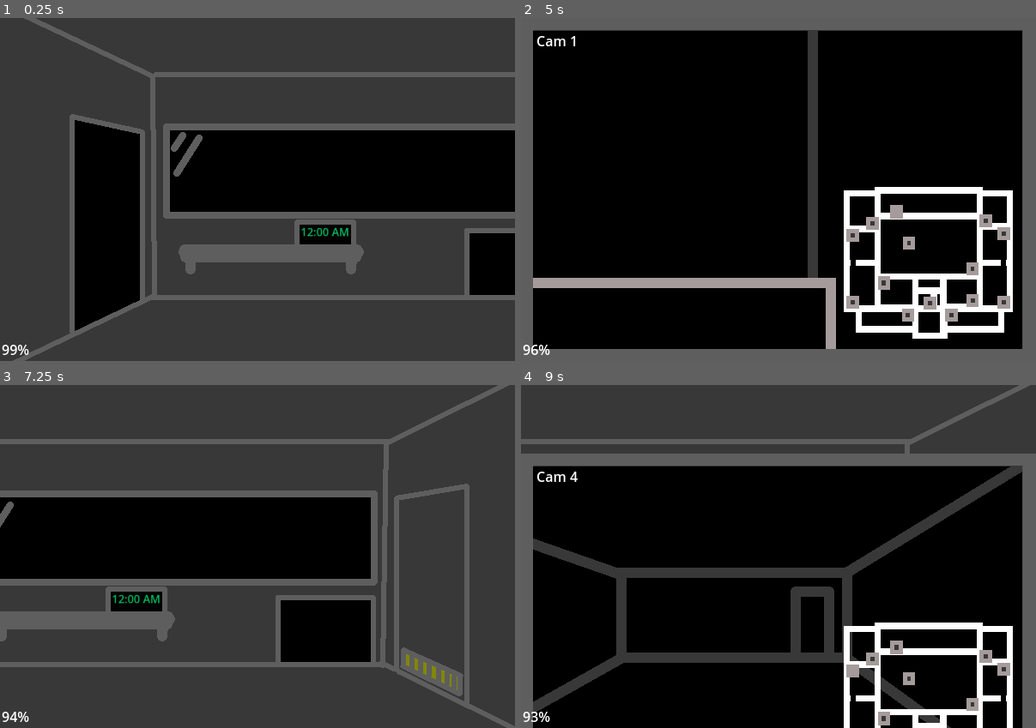
Above: before the commit, frames 1-4 (two rows, left to right).
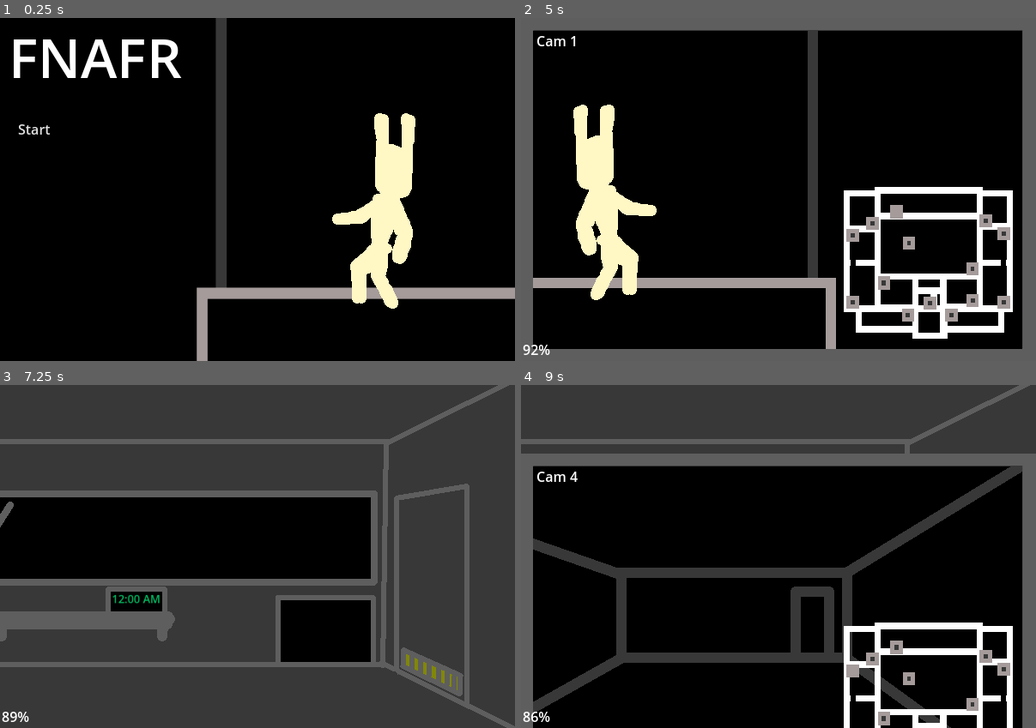
Above: after the commit, the same moments.

Repository: noahpace124/FNAFR
Game: Godot game, scene res://scenes/title.tscn
The game is run twice, just before and just after one commit, with the same random seed, the same clock (stepped at 60 frames per second) and the same inputs. Before the commit the project starts from res://scenes/night.tscn.
Inputs (mouse positions are in pixels of both pictures, inside the frame that each line leads up to):
- Up to frame 1 (0.25 s): no input
- Up to frame 2 (5 s): click (557, 127) at 0.5 s, where only the run after the commit has a clickable "Start"; tap Enter at 1.25 s; move the mouse to (582, 196) at 1.27 s; hold D (RightDoor) 1.28-2.03 s; tap S (Cameras) at 1.35, 2.3, 2.85, 3.8, 4.35 s; click (582, 196) at 1.42 s; tap W (Vent) at 1.55, 2.1, 3.05, 3.6, 4.55 s; move the mouse to (974, 189) at 2.02 s; hold A (LeftDoor) 2.03-2.78 s; click (974, 189) at 2.17 s; move the mouse to (830, 114) at 2.77 s; hold D (RightDoor) 2.78-4.28 s; click (830, 114) at 2.92 s; move the mouse to (896, 210) at 3.52 s; click (896, 210) at 3.67 s; tap Space at 4.25 s; move the mouse to (933, 240) at 4.27 s; hold A (LeftDoor) from 4.28 s (still down); click (933, 240) at 4.42 s
- Up to frame 3 (7.25 s): move the mouse to (463, 587) at 5.02 s; tap W (Vent) at 5.1, 6.05, 6.6 s; click (463, 587) at 5.17 s; tap S (Cameras) at 5.3, 5.85, 6.8 s; move the mouse to (283, 556) at 5.77 s; click (283, 556) at 5.92 s; tap Enter at 6.5 s; move the mouse to (350, 590) at 6.52 s; release A (LeftDoor) at 6.53 s; hold D (RightDoor) from 6.53 s (still down); click (350, 590) at 6.67 s
- Up to frame 4 (9 s): move the mouse to (891, 539) at 7.27 s; tap S (Cameras) at 7.35, 8.3, 8.85 s; click (891, 539) at 7.42 s; tap W (Vent) at 7.55, 8.1 s; tap Space at 8 s; move the mouse to (850, 601) at 8.02 s; click (850, 601) at 8.17 s; tap Enter at 8.75 s; move the mouse to (830, 481) at 8.77 s; release D (RightDoor) at 8.78 s; hold A (LeftDoor) from 8.78 s (still down); click (830, 481) at 8.92 s

The runs differ from the first frame. In frame 1, 77% of the frame differs, in the area x 0-100%, y 0-100%; in frame 2, 4.0%; in frame 3, less than 0.1%; in frame 4, less than 0.1%.

Commit message:
Implemented some features to make the game less jumpy, made the code base modular for enemies. Added a Title Screen.

Diff:
--- a/project.godot
+++ b/project.godot
@@ -11,7 +11,7 @@
 [application]
 
 config/name="FNAFR"
-run/main_scene="res://scenes/night.tscn"
+run/main_scene="res://scenes/title.tscn"
 config/features=PackedStringArray("4.3", "Forward Plus")
 config/icon="res://icon.svg"
 
--- a/scenes/night.tscn
+++ b/scenes/night.tscn
@@ -224,13 +224,22 @@
 offset_bottom = 398.0
 text = "100%"
 
+[node name="Blackout" type="ColorRect" parent="GUI"]
+visible = false
+offset_left = -17.0
+offset_top = -10.0
+offset_right = 602.0
+offset_bottom = 406.0
+mouse_filter = 2
+color = Color(0, 0, 0, 0.713726)
+
 [node name="CameraPanLeft" type="CharacterBody2D" parent="GUI"]
 modulate = Color(2.5028e-06, 0.637893, 0.637912, 1)
 scale = Vector2(0.8, 0.8)
 input_pickable = true
 
 [node name="PanLeft" type="CollisionShape2D" parent="GUI/CameraPanLeft"]
-position = Vector2(93.75, 257.5)
+position = Vector2(90, 247.5)
 shape = SubResource("RectangleShape2D_h2gmv")
 debug_color = Color(0, 0, 0, 0.42)
 script = ExtResource("3_w1qng")
--- /dev/null
+++ b/scenes/title.tscn
@@ -0,0 +1,40 @@
+[gd_scene load_steps=5 format=3 uid="uid://b1r04b1m6d7fi"]
+
+[ext_resource type="Texture2D" uid="uid://syvydtmw7hva" path="res://assets/Cam1BG.png" id="1_8mlrj"]
+[ext_resource type="Script" path="res://scripts/title.gd" id="1_ju8rh"]
+[ext_resource type="Texture2D" uid="uid://thky6a0xdcfc" path="res://assets/SpringyCam1.png" id="2_rxebf"]
+
+[sub_resource type="LabelSettings" id="LabelSettings_hnptf"]
+font_size = 64
+
+[node name="Title" type="Node2D"]
+script = ExtResource("1_ju8rh")
+
+[node name="BG" type="Sprite2D" parent="."]
+position = Vector2(300, 202.5)
+scale = Vector2(1.05667, 1.0975)
+texture = ExtResource("1_8mlrj")
+flip_h = true
+
+[node name="BGSpringy" type="Sprite2D" parent="."]
+position = Vector2(245, 211)
+texture = ExtResource("2_rxebf")
+flip_h = true
+
+[node name="Label" type="Label" parent="."]
+offset_left = 10.0
+offset_top = 1.0
+offset_right = 234.0
+offset_bottom = 127.0
+text = "FNAFR"
+label_settings = SubResource("LabelSettings_hnptf")
+
+[node name="Start" type="Button" parent="."]
+offset_left = 17.0
+offset_top = 114.0
+offset_right = 63.0
+offset_bottom = 145.0
+text = "Start"
+flat = true
+
+[connection signal="pressed" from="Start" to="." method="_on_start_pressed"]
--- a/scripts/camera.gd
+++ b/scripts/camera.gd
@@ -10,3 +10,11 @@
 			offset.x = MIN_X
 		elif offset.x > MAX_X:
 			offset.x = MAX_X
+	if offset.x <= 163: #Farthest right before can't see door
+		Global.LookingLeft = true
+	else:
+		Global.LookingLeft = false
+	if offset.x >= 82: #farthest left before can't see door
+		Global.LookingRight = true
+	else:
+		Global.LookingRight = false
--- a/scripts/enemyai.gd
+++ b/scripts/enemyai.gd
@@ -9,80 +9,101 @@
 
 var rng = RandomNumberGenerator.new()
 
-var SpringyLastLocation = 0
-var SpringyLocation = 0
-var SpringyAI = 16
+var Springy = {
+	"Name": "Springy",
+	"LastLocation": 0,
+	"Location": -1,
+	"AI": 16,
+	"Wait": 0.0,
+	"Act": 4.7
+}
 
-var SpringyWait = 0.0
-func SpringyMoveCheck() -> void:
-	SpringyWait += 0.1
-	if SpringyWait >= 4.7:
-		print("Springy gets Impatient")
-		var num = rng.randi_range(1, 20)
-		if num <= SpringyAI:
-			SpringyMove()
-		SpringyWait = 0
+var enemies = []
+
+func InitializeEnemies() -> void:
+	for enemy in enemies:
+		enemy["Location"] = enemy["LastLocation"]
+
+func MoveCheck() -> void:
+	for enemy in enemies:
+		enemy["Wait"] += 0.1
+		if enemy["Wait"] >= enemy["Act"]:
+			print(enemy["Name"] + " gets Impatient")
+			var num = rng.randi_range(1, 20)
+			if num <= enemy["AI"]:
+				if enemy["Name"] == "Springy":
+					SpringyMove()
+			enemy["Wait"] = 0.0
+
+func GetEnemyByName(name: String) -> Dictionary:
+	for enemy in enemies:
+		if enemy["Name"] == name:
+			return enemy
+	return {}
+
 func SpringyMove() -> void:
-	if SpringyLocation == 0: #
+	var Springy = GetEnemyByName("Springy")
+	if Springy["Location"] == 0: #
 		var change = rng.randf()
 		if change < 0.5: #50/50
-			SpringyLocation = 2
+			Springy["Location"] = 2
 			print("Springy moves to Cam 3")
 		else:
-			SpringyLocation = 5
+			Springy["Location"] = 5
 			print("Springy moves to Cam 6")
-	elif SpringyLocation == 2:
+	elif Springy["Location"] == 2:
 		var change = rng.randf()
 		if change < 0.5: #50/50
-			SpringyLocation = 3
+			Springy["Location"] = 3
 			print("Springy moves to Cam 4")
 		else:
-			SpringyLocation = 5
+			Springy["Location"] = 5
 			print("Springy moves to Cam 6")
-	elif SpringyLocation == 3:
+	elif Springy["Location"] == 3:
 		var change = rng.randf()
 		if change < 0.5: #50/50
-			SpringyLocation = 2
+			Springy["Location"] = 2
 			print("Springy moves to Cam 3")
 		else:
-			SpringyLocation = 8
+			Springy["Location"] = 8
 			print("Springy moves to Cam 9")
-	elif SpringyLocation == 5:
+	elif Springy["Location"] == 5:
 		var change = rng.randf()
 		if change < 0.5: #50/50
-			SpringyLocation = 2
+			Springy["Location"] = 2
 			print("Springy moves to Cam 3")
 		else:
-			SpringyLocation = 7
+			Springy["Location"] = 7
 			print("Springy moves to Cam 8")
-	elif SpringyLocation == 7:
+	elif Springy["Location"] == 7:
 		var change = rng.randf()
 		if change < 0.5: #50/50
-			SpringyLocation = 8
+			Springy["Location"] = 8
 			print("Springy moves to Cam 9")
 		else:
-			SpringyLocation = 12
+			Springy["Location"] = 12
 			print("Springy moves to Cam 13")
-	elif SpringyLocation == 8:
+	elif Springy["Location"] == 8:
 		var change = rng.randf()
 		if change < 0.5: #50/50
-			SpringyLocation = 7
+			Springy["Location"] = 7
 			print("Springy moves to Cam 8")
 		else:
-			SpringyLocation = 12
+			Springy["Location"] = 12
 			print("Springy moves to Cam 13")
-	elif SpringyLocation == 12:
+	elif Springy["Location"] == 12:
 		var change = rng.randf()
 		if change < 0.5: #50/50
-			SpringyLocation = 7
+			Springy["Location"] = 7
 			print("Springy moves to Cam 8")
 		else:
-			SpringyLocation = 15
-			print("Springy moves to the Office")
-	elif SpringyLocation == 15:
+			if Global.CamerasUp or !Global.LookingLeft:
+				Springy["Location"] = 15
+				print("Springy moves to the Office")
+	elif Springy["Location"] == 15:
 		if !Global.DoorLeftClosed:
-			SpringyLocation = 16
+			Springy["Location"] = 16
 			print("Springy is in Position")
 		else:
-			SpringyLocation = 0
+			Springy["Location"] = 0
 			print("Springy moves to Cam 1")
--- a/scripts/global.gd
+++ b/scripts/global.gd
@@ -9,11 +9,14 @@
 var VentClosed = false
 var CamerasUp = false
 
+var LookingRight = false
+var LookingLeft = false
+
 var CameraView = 0
 
-var IdlePowerDrain = 0.04
-var CameraPowerDrain = 0.01
-var DoorPowerDrain = 0.03
-var VentPowerDrain = 0.03
+var IdlePowerDrain = 0.03
+var CameraPowerDrain = 0.03
+var DoorPowerDrain = 0.1
+var VentPowerDrain = 0.1
 var CurrentPower = 100
 var HasPower = true
--- a/scripts/map.gd
+++ b/scripts/map.gd
@@ -109,92 +109,165 @@
 	Distort.visible = false
 
 func MoveEnemies() -> void:
-	if EnemyAI.SpringyLastLocation != EnemyAI.SpringyLocation: #Distort on Move
-		if Global.CamerasUp:
-			if Global.CameraView == EnemyAI.SpringyLastLocation:
-				DistortCamera()
-		EnemyAI.SpringyLastLocation = EnemyAI.SpringyLocation
-
-func ClearSprites() -> void:
+	for enemy in EnemyAI.enemies:
+		if enemy["LastLocation"] != enemy["Location"]:
+			if enemy["LastLocation"] == 15 and enemy["Location"] == 0:
+				SFX.stream = preload("res://assets/audio/Thunk.wav")
+				SFX.play()
+			if Global.CamerasUp:
+				if Global.CameraView == enemy["LastLocation"]:
+					DistortCamera()
+				elif Global.CameraView == enemy["Location"]:
+					DistortCamera()
+			enemy["LastLocation"] = enemy["Location"]
+
+func ClearCamSprites() -> void:
 	var nodes = get_children()
 	for node in nodes:
 		if node is Sprite2D:
-			if node != CamBG:
-				node.queue_free()
+			node.queue_free()
 
 func _process(delta: float) -> void:
 	MoveEnemies()
-	ClearSprites()
+	ClearCamSprites()
 	if Global.CameraView == 0:
 		set_frame(0)
 		CamBG.set_frame(0)
-		if EnemyAI.SpringyLocation == 0:
-			var SpringyCam = Sprite2D.new()
-			SpringyCam.texture = preload("res://assets/SpringyCam1.png")
-			SpringyCam.show_behind_parent = true
-			add_child(SpringyCam)
+		for enemy in EnemyAI.enemies:
+			if enemy["Location"] == 0:
+				var new_enemy = Sprite2D.new()
+				var path = "res://assets/" + enemy["Name"] + "Cam1.png"
+				new_enemy.texture = load(path)
+				new_enemy.show_behind_parent = true
+				add_child(new_enemy)
 	elif Global.CameraView == 1:
 		set_frame(1)
 		CamBG.set_frame(1)
+		for enemy in EnemyAI.enemies:
+			if enemy["Location"] == 1:
+				var new_enemy = Sprite2D.new()
+				var path = "res://assets/" + enemy["Name"] + "Cam2.png"
+				new_enemy.texture = load(path)
+				new_enemy.show_behind_parent = true
+				add_child(new_enemy)
 	elif Global.CameraView == 2:
 		set_frame(2)
 		CamBG.set_frame(2)
-		if EnemyAI.SpringyLocation == 2:
-			var SpringyCam = Sprite2D.new()
-			SpringyCam.texture = preload("res://assets/SpringyCam3.png")
-			SpringyCam.show_behind_parent = true
-			add_child(SpringyCam)
+		for enemy in EnemyAI.enemies:
+			if enemy["Location"] == 2:
+				var new_enemy = Sprite2D.new()
+				var path = "res://assets/" + enemy["Name"] + "Cam3.png"
+				new_enemy.texture = load(path)
+				new_enemy.show_behind_parent = true
+				add_child(new_enemy)
 	elif Global.CameraView == 3:
 		set_frame(3)
 		CamBG.set_frame(3)
+		for enemy in EnemyAI.enemies:
+			if enemy["Location"] == 3:
+				var new_enemy = Sprite2D.new()
+				var path = "res://assets/" + enemy["Name"] + "Cam4.png"
+				new_enemy.texture = load(path)
+				new_enemy.show_behind_parent = true
+				add_child(new_enemy)
 	elif Global.CameraView == 4:
 		set_frame(4)
 		CamBG.set_frame(4)
+		for enemy in EnemyAI.enemies:
+			if enemy["Location"] == 4:
+				var new_enemy = Sprite2D.new()
+				var path = "res://assets/" + enemy["Name"] + "Cam5.png"
+				new_enemy.texture = load(path)
+				new_enemy.show_behind_parent = true
+				add_child(new_enemy)
 	elif Global.CameraView == 5:
 		set_frame(5)
 		CamBG.set_frame(5)
-		if EnemyAI.SpringyLocation == 5:
-			var SpringyCam = Sprite2D.new()
-			SpringyCam.texture = preload("res://assets/SpringyCam6.png")
-			SpringyCam.show_behind_parent = true
-			add_child(SpringyCam)
+		for enemy in EnemyAI.enemies:
+			if enemy["Location"] == 5:
+				var new_enemy = Sprite2D.new()
+				var path = "res://assets/" + enemy["Name"] + "Cam6.png"
+				new_enemy.texture = load(path)
+				new_enemy.show_behind_parent = true
+				add_child(new_enemy)
 	elif Global.CameraView == 6:
 		set_frame(6)
 		CamBG.set_frame(6)
+		for enemy in EnemyAI.enemies:
+			if enemy["Location"] == 6:
+				var new_enemy = Sprite2D.new()
+				var path = "res://assets/" + enemy["Name"] + "Cam7.png"
+				new_enemy.texture = load(path)
+				new_enemy.show_behind_parent = true
+				add_child(new_enemy)
 	elif Global.CameraView == 7:
 		set_frame(7)
 		CamBG.set_frame(7)
-		if EnemyAI.SpringyLocation == 7:
-			var SpringyCam = Sprite2D.new()
-			SpringyCam.texture = preload("res://assets/SpringyCam8.png")
-			SpringyCam.show_behind_parent = true
-			add_child(SpringyCam)
+		for enemy in EnemyAI.enemies:
+			if enemy["Location"] == 7:
+				var new_enemy = Sprite2D.new()
+				var path = "res://assets/" + enemy["Name"] + "Cam8.png"
+				new_enemy.texture = load(path)
+				new_enemy.show_behind_parent = true
+				add_child(new_enemy)
 	elif Global.CameraView == 8:
 		set_frame(8)
 		CamBG.set_frame(8)
-		if EnemyAI.SpringyLocation == 8:
-			var SpringyCam = Sprite2D.new()
-			SpringyCam.texture = preload("res://assets/SpringyCam9.png")
-			SpringyCam.show_behind_parent = true
-			add_child(SpringyCam)
+		for enemy in EnemyAI.enemies:
+			if enemy["Location"] == 8:
+				var new_enemy = Sprite2D.new()
+				var path = "res://assets/" + enemy["Name"] + "Cam9.png"
+				new_enemy.texture = load(path)
+				new_enemy.show_behind_parent = true
+				add_child(new_enemy)
 	elif Global.CameraView == 9:
 		set_frame(9)
 		CamBG.set_frame(9)
+		for enemy in EnemyAI.enemies:
+			if enemy["Location"] == 9:
+				var new_enemy = Sprite2D.new()
+				var path = "res://assets/" + enemy["Name"] + "Cam10.png"
+				new_enemy.texture = load(path)
+				new_enemy.show_behind_parent = true
+				add_child(new_enemy)
 	elif Global.CameraView == 10:
 		set_frame(10)
 		CamBG.set_frame(10)
+		for enemy in EnemyAI.enemies:
+			if enemy["Location"] == 10:
+				var new_enemy = Sprite2D.new()
+				var path = "res://assets/" + enemy["Name"] + "Cam11.png"
+				new_enemy.texture = load(path)
+				new_enemy.show_behind_parent = true
+				add_child(new_enemy)
 	elif Global.CameraView == 11:
 		set_frame(11)
 		CamBG.set_frame(11)
+		for enemy in EnemyAI.enemies:
+			if enemy["Location"] == 11:
+				var new_enemy = Sprite2D.new()
+				var path = "res://assets/" + enemy["Name"] + "Cam12.png"
+				new_enemy.texture = load(path)
+				new_enemy.show_behind_parent = true
+				add_child(new_enemy)
 	elif Global.CameraView == 12:
 		set_frame(12)
 		CamBG.set_frame(12)
-		if EnemyAI.SpringyLocation == 12:
-			var SpringyCam = Sprite2D.new()
-			SpringyCam.texture = preload("res://assets/SpringyCam13.png")
-			SpringyCam.show_behind_parent = true
-			add_child(SpringyCam)
+		for enemy in EnemyAI.enemies:
+			if enemy["Location"] == 12:
+				var new_enemy = Sprite2D.new()
+				var path = "res://assets/" + enemy["Name"] + "Cam13.png"
+				new_enemy.texture = load(path)
+				new_enemy.show_behind_parent = true
+				add_child(new_enemy)
 	elif Global.CameraView == 13:
 		set_frame(13)
 		CamBG.set_frame(13)
+		for enemy in EnemyAI.enemies:
+			if enemy["Location"] == 13:
+				var new_enemy = Sprite2D.new()
+				var path = "res://assets/" + enemy["Name"] + "Cam14.png"
+				new_enemy.texture = load(path)
+				new_enemy.show_behind_parent = true
+				add_child(new_enemy)
 	CamNum.text = "Cam " + str(Global.CameraView + 1)
--- a/scripts/night.gd
+++ b/scripts/night.gd
@@ -11,6 +11,7 @@
 @onready var Power = $GUI/Power
 @onready var Jumpscare = $GUI/Jumpscare
 @onready var SFX = $GUI/SFX
+@onready var Blackout = $GUI/Blackout
 
 var DoorLeftYMax = 311
 var DoorRightYMax = 311.25
@@ -27,6 +28,9 @@
 
 var JumpscareYMin = 200
 var JumpscareShake = 10
+
+func _ready() -> void:
+	EnemyAI.InitializeEnemies()
 
 func _on_timer_timeout() -> void:
 	time.text = str(float(time.text) + 0.1)
@@ -48,27 +52,39 @@
 		Global.HasPower = false
 		if Global.DoorLeftClosed:
 			Global.DoorLeftClosed = false
+			SFX.stream = preload("res://assets/audio/DoorClose.wav")
+			SFX.play()
 			DoorLeft.position.y -= 11
 			while DoorLeft.position.y != DoorYMin:
 				DoorLeft.position.y -= DoorSpeed
 				await get_tree().process_frame
 		if Global.DoorRightClosed:
 			Global.DoorRightClosed = false
+			SFX.stream = preload("res://assets/audio/DoorClose.wav")
+			SFX.play()
 			DoorRight.position.y -= 11.25
 			while DoorRight.position.y != DoorYMin:
 				DoorRight.position.y -= DoorSpeed
 				await get_tree().process_frame
 		if Global.VentClosed:
 			Global.VentClosed = false
+			SFX.stream = preload("res://assets/audio/VentClose.wav")
+			SFX.play()
 			while Vent.position.y != VentYMax:
 				Vent.position.y += VentSpeed
 				await get_tree().process_frame
 		if Global.CamerasUp:
 			Global.CamerasUp = false
+			SFX.stream = preload("res://assets/audio/CamsClose.wav")
+			SFX.play()
 			while Cameras.position.y != CameraPositionYMax:
 				Cameras.position.y += CameraSpeed
 				await get_tree().process_frame
 		Power.text = "0%"
+		if !Blackout.visible:
+			Blackout.visible = true
+			SFX.stream = preload("res://assets/audio/Blackout.wav")
+			SFX.play()
 	else:
 		Power.text = str(int(Global.CurrentPower)) + "%"
 	#Update Time
@@ -84,38 +100,41 @@
 		AM.text = "5:00 AM"
 	elif float(time.text) == 120.0:
 		AM.text = "6:00 AM"
-	#Enemy AI
-	EnemyAI.SpringyMoveCheck()
+	#Enemy AI Move
+	EnemyAI.MoveCheck()
 	#Remove Enemies
 	var nodes = $Enemies.get_children()
 	for node in nodes:
 		node.queue_free()
 	#Draw Enemies
-	if EnemyAI.SpringyLocation == 15:
-		var Springy = Sprite2D.new()
-		Springy.texture = preload("res://assets/SpringyOffice.png")
-		$Enemies.add_child(Springy)
-	if EnemyAI.SpringyLocation == 16:
-		var Springy = Sprite2D.new()
-		Springy.texture = preload("res://assets/SpringyJS.png")
-		$GUI/Jumpscare.add_child(Springy)
-		timer.stop()
-		Jumpscare.offset.y = JumpscareYMin
-		SFX.stream = preload("res://assets/audio/Jumpscare.wav")
-		SFX.play()
-		while Jumpscare.offset.y > (JumpscareYMin - 40):
-			Jumpscare.offset.y -= JumpscareShake
-			await get_tree().process_frame
-		while Jumpscare.offset.y < (JumpscareYMin + 40):
-			Jumpscare.offset.y += JumpscareShake
-			await get_tree().process_frame
-		while Jumpscare.offset.y > (JumpscareYMin - 40):
-			Jumpscare.offset.y -= JumpscareShake
-			await get_tree().process_frame
-		while Jumpscare.offset.y < (JumpscareYMin + 40):
-			Jumpscare.offset.y += JumpscareShake
-			await get_tree().process_frame
-		get_tree().quit()
+	for enemy in EnemyAI.enemies:
+		if enemy["Location"] == 15:
+			var new_enemy = Sprite2D.new()
+			var path = "res://assets/" + enemy["Name"] + "Office.png"
+			new_enemy.texture = load(path)
+			$Enemies.add_child(new_enemy)
+		if enemy["Location"] == 16:
+			var new_enemy = Sprite2D.new()
+			var path = "res://assets/" + enemy["Name"] + "JS.png"
+			new_enemy.texture = load(path)
+			$GUI/Jumpscare.add_child(new_enemy)
+			timer.stop()
+			Jumpscare.offset.y = JumpscareYMin
+			SFX.stream = preload("res://assets/audio/Jumpscare.wav")
+			SFX.play()
+			while Jumpscare.offset.y > (JumpscareYMin - 40):
+				Jumpscare.offset.y -= JumpscareShake
+				await get_tree().process_frame
+			while Jumpscare.offset.y < (JumpscareYMin + 40):
+				Jumpscare.offset.y += JumpscareShake
+				await get_tree().process_frame
+			while Jumpscare.offset.y > (JumpscareYMin - 40):
+				Jumpscare.offset.y -= JumpscareShake
+				await get_tree().process_frame
+			while Jumpscare.offset.y < (JumpscareYMin + 40):
+				Jumpscare.offset.y += JumpscareShake
+				await get_tree().process_frame
+			get_tree().quit()
 
 func _process(_delta: float) -> void:
 	#handle input
--- /dev/null
+++ b/scripts/title.gd
@@ -0,0 +1,7 @@
+extends Node2D
+
+func _on_start_pressed() -> void:
+	var next_scene = load("res://scenes/night.tscn").instantiate()
+	EnemyAI.enemies = [EnemyAI.Springy]
+	get_tree().root.add_child(next_scene)
+	queue_free()
Not shown, added: assets/audio/Blackout.wav.import
Not shown, added: assets/audio/Thunk.wav.import
Not shown, added: REAME.md
Not shown, added: assets/audio/Blackout.wav
Not shown, added: assets/audio/Thunk.wav
